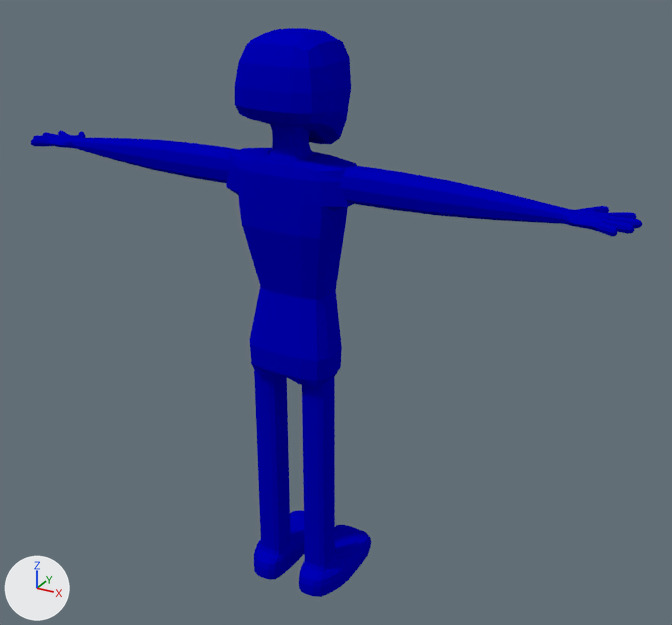
Renders of the Blender file assets/3d/ninja/blend/ninja.blend from each side of a commit.
Camera for both pictures: a 50 mm camera at (1.33, -2.16, 2.07) aimed at (0.07, 0.13, 0.93). Every picture has the same lights, and +X, +Y and +Z are marked at lower left.

In view in the first picture: 'Arms', 'Head', 'Legs', 'Neck', 'Torso'.
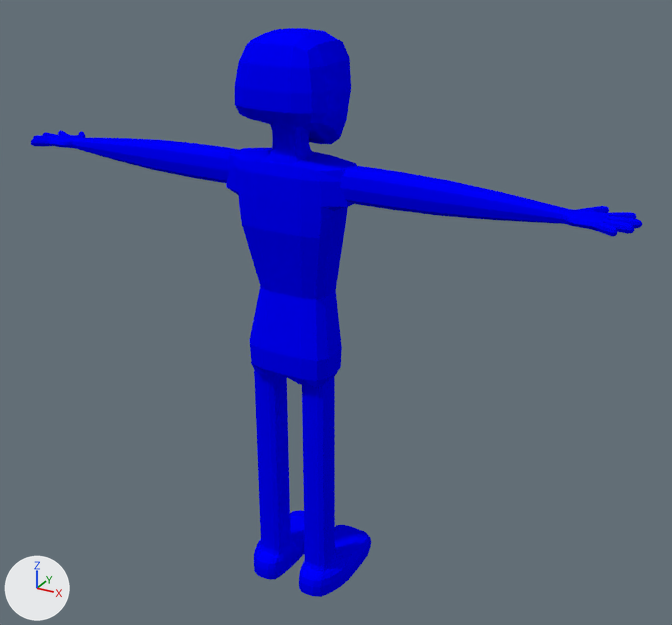
Patch to the scene script:
```diff
--- a/assets/3d/ninja/blend/ninja.blend.py
+++ b/assets/3d/ninja/blend/ninja.blend.py
@@ mat_ninja_torso @@
 mat_ninja_torso = principled_material('ninja_torso')
-mat_ninja_torso.base_color = (0.0, 0.0, 0.5)  # blue #0000bc
+mat_ninja_torso.base_color = (0.0, 0.0, 1.0)  # blue #0000ff
 mat_ninja_torso.roughness = 1.0
```

Location of each change, [x1, y1, x2, y2] in pixels of the pictures (672 x 625 px):
'Torso', recoloured
    both: [226, 148, 357, 388]
'Legs', recoloured
    both: [254, 370, 371, 597]
'Arms', recoloured
    both: [31, 130, 642, 237]
'Head', recoloured
    both: [235, 28, 351, 144]
'Neck', recoloured
    both: [267, 123, 314, 164]
